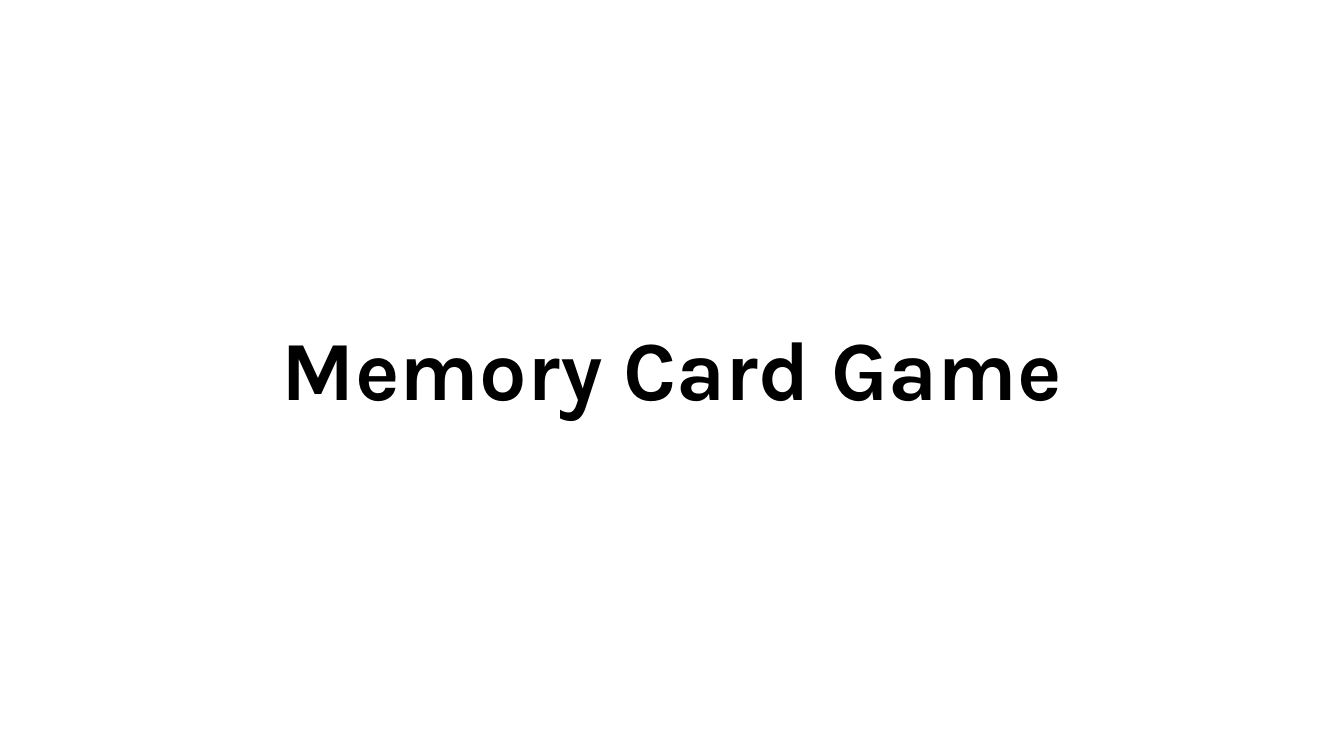
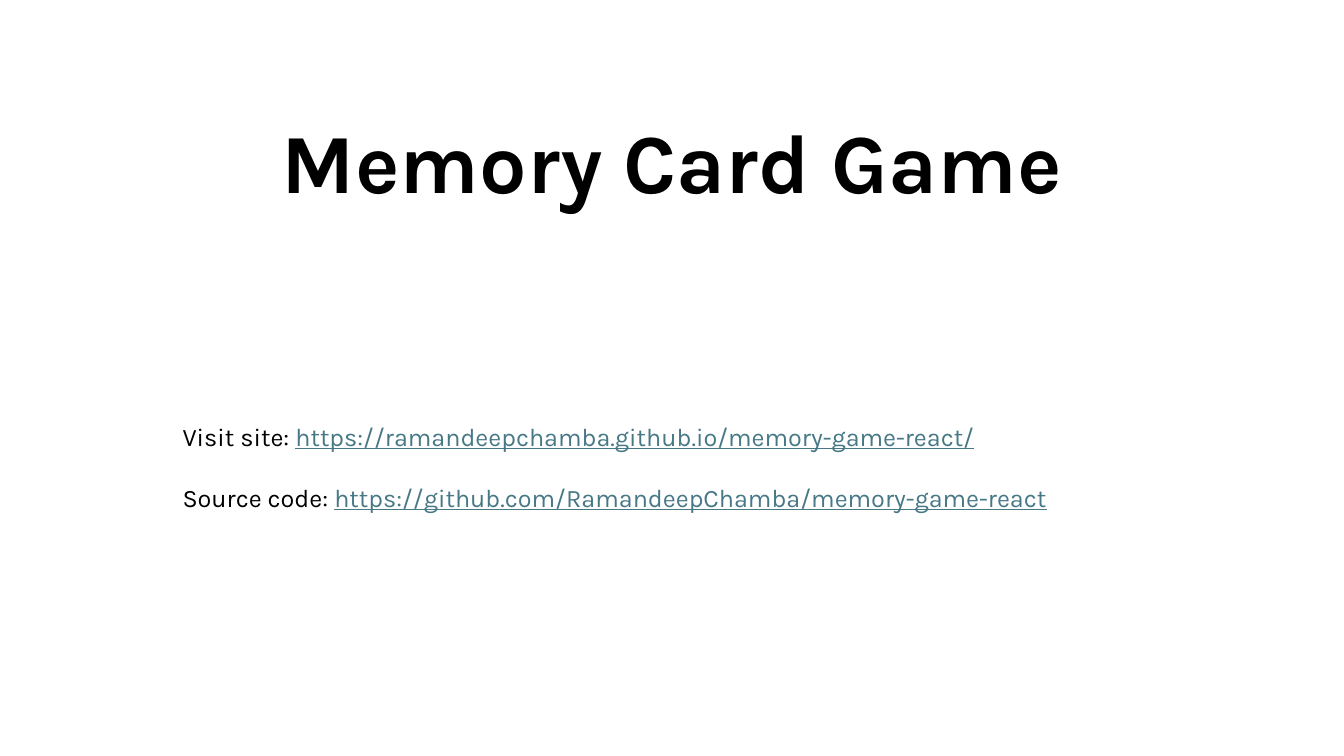
Before and after one commit to RamandeepChamba/memory-game-react, a slide deck: slide 1 of readme.pptx. Drawn at 1344x756 pixels with LibreOffice and Linux fonts; fonts in the diff are those of the drawing. Boxes give left, top, right and bottom in pixels: in the first picture for what was removed or moved away, otherwise in the second. Text is boxed around its words. In the diff, an @@ line names an element or a change of style, - is before the commit and + after.

Commit message:
updated documentation ppt

```diff
--- a/readme.pptx
+++ b/readme.pptx
@@ title "Memory Card Game" moved from (x1=282, y1=342, x2=1062, y2=420) to (x1=282, y1=135, x2=1062, y2=213) @@
@@ text added at (x1=183, y1=427, x2=1046, y2=513), 18 pt, text #467886, underline @@
+Visit site: https://ramandeepchamba.github.io/memory-game-react/
+Source code: https://github.com/RamandeepChamba/memory-game-react
```
Also in this commit, not shown: 1 other file.
